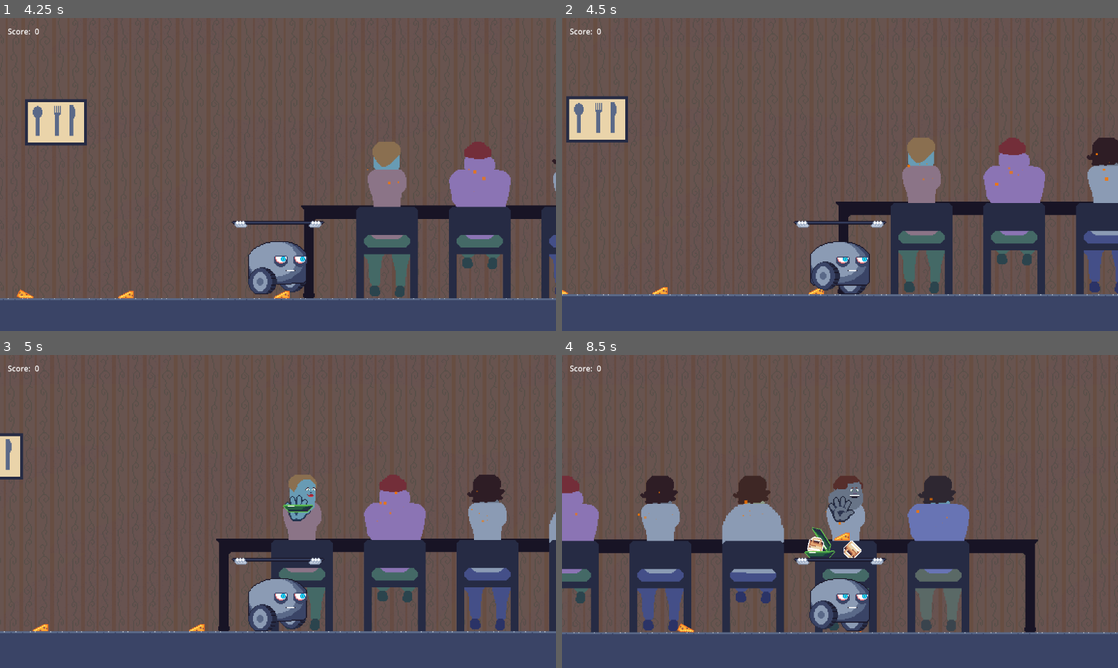
Above: before the commit, frames 1-4 (two rows, left to right).
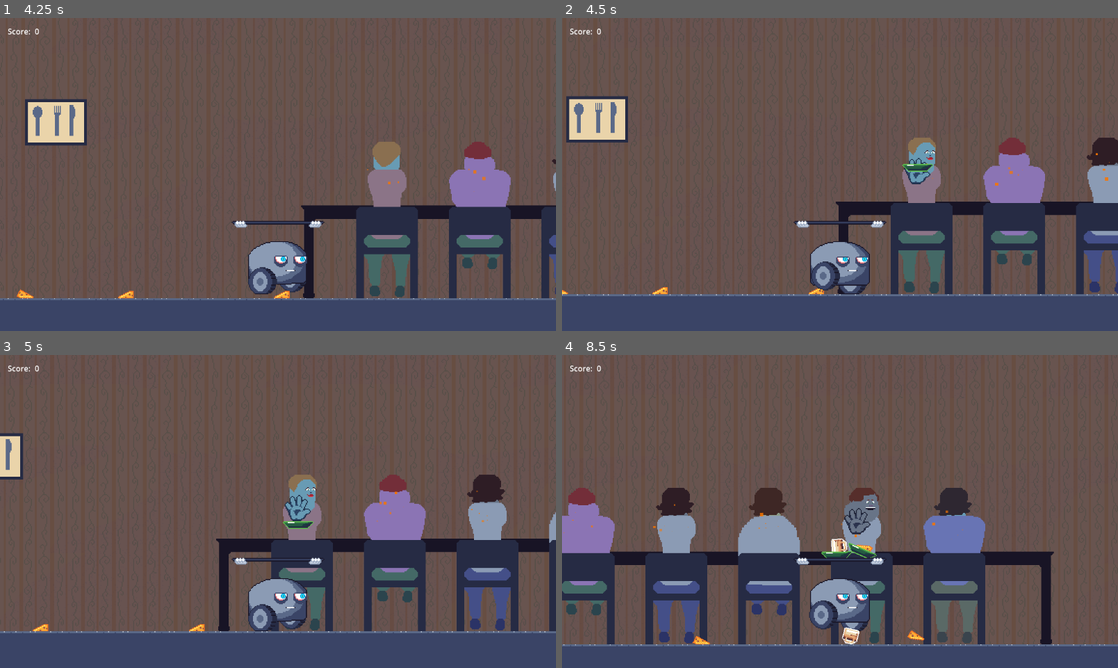
Above: after the commit, the same moments.

Repository: qntnt/alt_ctrl_jam
Game: Godot game, scene res://game_scene.tscn
The game is run twice, just before and just after one commit, with the same random seed, the same clock (stepped at 60 frames per second) and the same inputs.
Inputs (mouse positions are in pixels of both pictures, inside the frame that each line leads up to):
- Up to frame 1 (4.25 s): tap Enter at 0.5 s; move the mouse to (400, 158) at 0.52 s; hold Space (big_button) 0.53-1.25 s; click (400, 158) at 0.67 s; drag from (166, 190) to (250, 237) at 1.27 s; move the mouse to (333, 105) at 2.02 s; hold Space (big_button) 2.03-2.75 s; click (333, 105) at 2.17 s; drag from (250, 237) to (111, 127) at 2.77 s; move the mouse to (444, 221) at 3.52 s; hold Space (big_button) from 3.53 s (still down); click (444, 221) at 3.67 s
- Up to frame 2 (4.5 s): release Space (big_button) at 4.25 s; drag from (673, 127) to (1029, 299) at 4.27 s
- Up to frame 3 (5 s): no input
- Up to frame 4 (8.5 s): move the mouse to (867, 511) at 5.02 s; hold Space (big_button) 5.03-5.75 s; click (867, 511) at 5.17 s; drag from (756, 433) to (773, 636) at 5.77 s; move the mouse to (962, 495) at 6.52 s; hold Space (big_button) 6.53-7.25 s; click (962, 495) at 6.67 s; drag from (728, 527) to (795, 649) at 7.27 s; move the mouse to (895, 442) at 8.02 s; hold Space (big_button) from 8.03 s (still down); click (895, 442) at 8.17 s

Frame 1 is identical in both runs. In frame 2, 0.5% of the frame differs, in the area x 61-68%, y 38-54%; in frame 3, 0.2%; in frame 4, 26%, in the area x 0-100%, y 38-94%.

Commit message:
Diners show the item before dropping

Diff:
--- a/nodes/table/diner.gd
+++ b/nodes/table/diner.gd
@@ -41,6 +41,8 @@
 
 @onready var skin_tone := random_color()
 
+var held_item: RigidBody2D
+
 func _ready() -> void:
 	face_sprite.texture = face_textures[face_variant]
 
@@ -59,13 +61,13 @@
 	legs_sprite.modulate = random_color()
 
 func spawn_item() -> void:
-	var item: Node2D = null
 	if item_to_spawn:
-		item = item_to_spawn.instantiate()
+		held_item = item_to_spawn.instantiate()
 	else:
-		item = ItemDB.instantiate_random_item()
-	NodeLocator.get_game_node().add_child.call_deferred(item)
-	item.global_position = spawn_target.global_position
+		held_item = ItemDB.instantiate_random_item()
+	NodeLocator.get_game_node().add_child.call_deferred(held_item)
+	held_item.global_position = spawn_target.global_position
+	held_item.freeze = true
 	start_active_animation()
 
 func start_active_animation() -> void:
@@ -73,6 +75,8 @@
 	head_front_sprite.visible = true
 	face_sprite.visible = true
 	hand_sprite.visible = true
+	await get_tree().create_timer(0.5).timeout
+	held_item.freeze = false
 	await get_tree().create_timer(0.5).timeout
 	head_back_sprite.visible = true
 	head_front_sprite.visible = false
--- a/nodes/table/diner.tscn
+++ b/nodes/table/diner.tscn
@@ -26,6 +26,7 @@
 script = ExtResource("1_12kp2")
 
 [node name="CollisionShape2D" type="CollisionShape2D" parent="."]
+position = Vector2(-75, 0)
 shape = SubResource("WorldBoundaryShape2D_tvknq")
 
 [node name="BodySprites" type="Node2D" parent="."]
